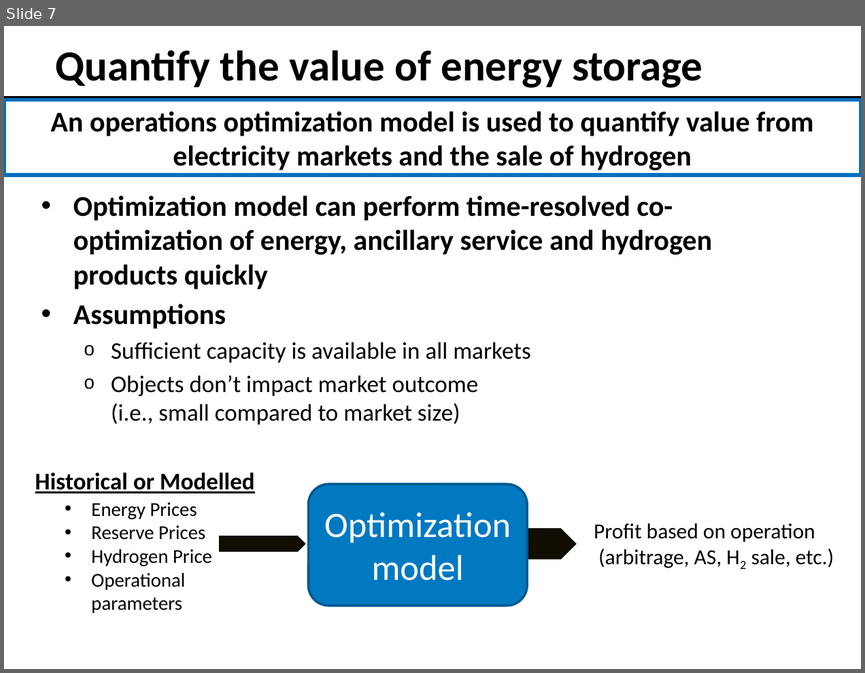
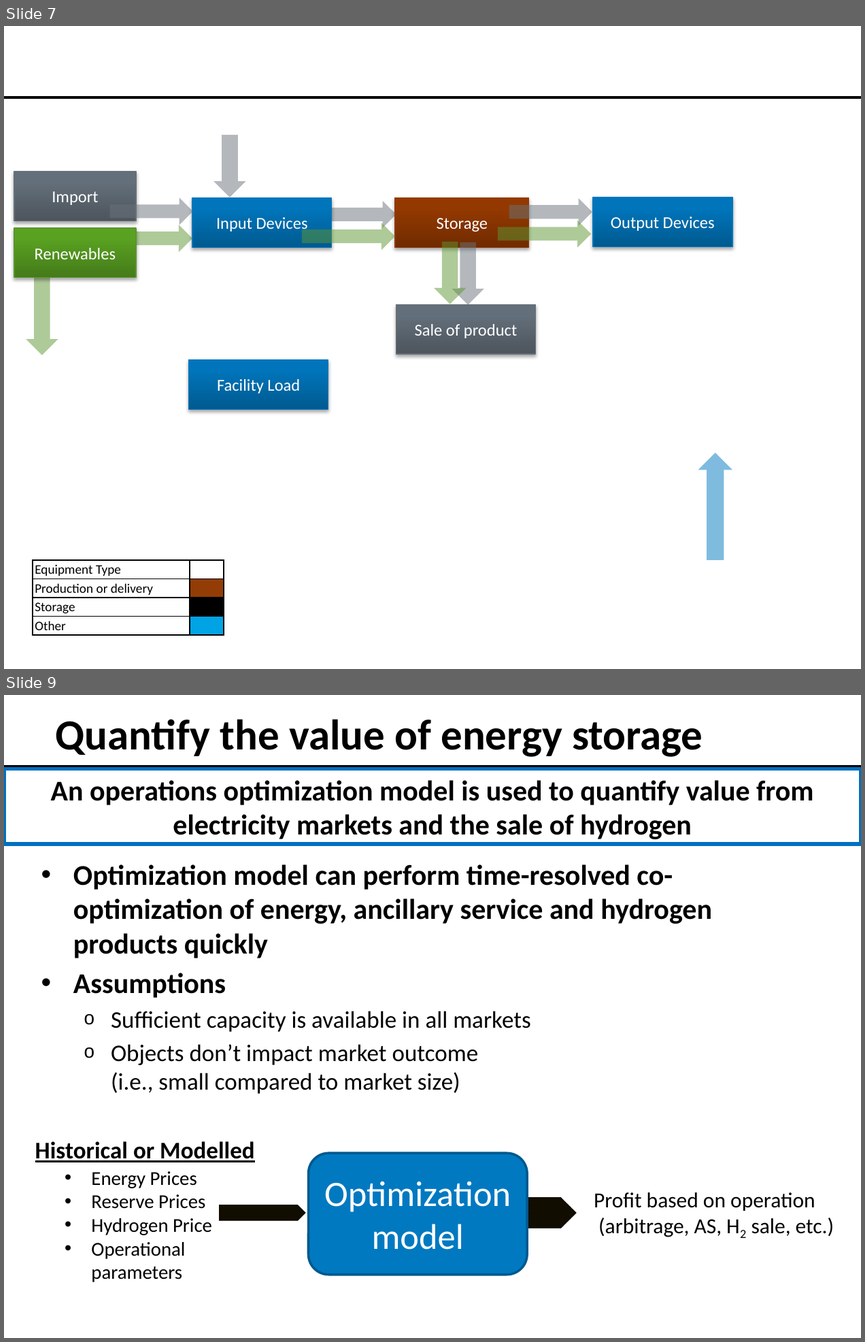
Before and after one commit to NREL/RODeO, a slide deck: Optimization model diagram.pptx. Shown one above the other, each under a label of ours: slide 7 before the commit, slides 7 and 9 after it; the slides between them are not shown. The pictures are 865x673 and 865x1342 pixels, drawn with LibreOffice and Linux fonts; fonts in the diff are those of the drawing; background and template pictures are left out. Boxes give left, top, right and bottom in pixels: in the first picture for what was removed or moved away, otherwise in the second. Text is boxed around its words. In the diff, an @@ line names an element or a change of style, - is before the commit and + after.

```diff
--- a/Optimization model diagram.pptx
+++ b/Optimization model diagram.pptx
@@ slide 7 added at [4, 26, 861, 669], background #FFFFFF; not listed: 2 template elements that a slide beside it also shows @@
@@ down arrow added at [214, 135, 245, 197], fill #6A737B at 50% opacity @@
@@ rectangle added at [14, 172, 136, 221], fill gradient #4D565E to #64707A to #64707B, outline #677079 0.75 pt, 14 pt, text #FFFFFF @@
+Import
@@ right arrow added at [109, 197, 192, 225], fill #6A737B at 50% opacity @@
@@ rectangle added at [192, 198, 332, 248], fill gradient #005A90 to #0075BB to #0076BC, outline #0076BD 0.75 pt, 14 pt, text #FFFFFF @@
+Input Devices
@@ right arrow added at [313, 201, 396, 228], fill #6A737B at 50% opacity @@
@@ rectangle added at [395, 198, 528, 248], fill gradient #722C00 to #943900 to #953900, outline #933A02 0.75 pt, 14 pt, text #FFFFFF @@
+Storage
@@ right arrow added at [509, 198, 592, 226], fill #6A737B at 50% opacity @@
@@ rectangle added at [593, 197, 732, 247], fill gradient #005A90 to #0075BB to #0076BC, outline #0076BD 0.75 pt, 14 pt, text #FFFFFF @@
+Output Devices
@@ rectangle added at [14, 228, 136, 278], fill gradient #457C1A to #59A122 to #59A41F, outline #5C962E 0.75 pt, 14 pt, text #FFFFFF @@
+Renewables
@@ right arrow added at [99, 225, 192, 252], fill #5E9732 at 50% opacity @@
@@ right arrow added at [301, 223, 395, 250], fill #5E9732 at 50% opacity @@
@@ right arrow added at [498, 220, 591, 248], fill #5E9732 at 50% opacity @@
@@ down arrow added at [26, 242, 58, 355], fill #5E9732 at 50% opacity @@
@@ down arrow added at [434, 241, 466, 303], fill #5E9732 at 50% opacity @@
@@ down arrow added at [452, 242, 484, 305], fill #6A737B at 50% opacity @@
@@ rectangle added at [396, 305, 536, 354], fill gradient #4D565E to #64707A to #64707B, outline #677079 0.75 pt, 14 pt, text #FFFFFF @@
+Sale of product
@@ rectangle added at [189, 359, 329, 409], fill gradient #005A90 to #0075BB to #0076BC, outline #0076BD 0.75 pt, 14 pt, text #FFFFFF @@
+Facility Load
@@ up arrow added at [698, 452, 732, 560], fill #0079C1 at 50% opacity @@
@@ table added at [33, 560, 224, 635], 4 rows, 2 columns @@
+Equipment Type | 
+Production or delivery | 
+Storage | 
+Other | 
@@ what was slide 7 is now slide 9 @@
```
Also in this commit, not shown: 1 other slide added, 57 other files.
